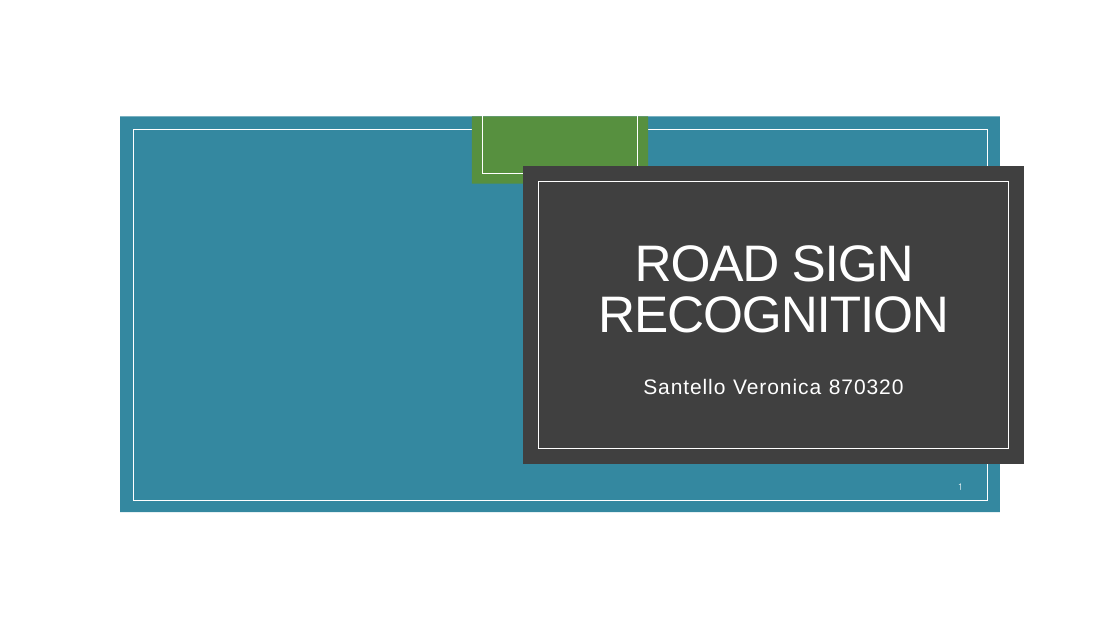
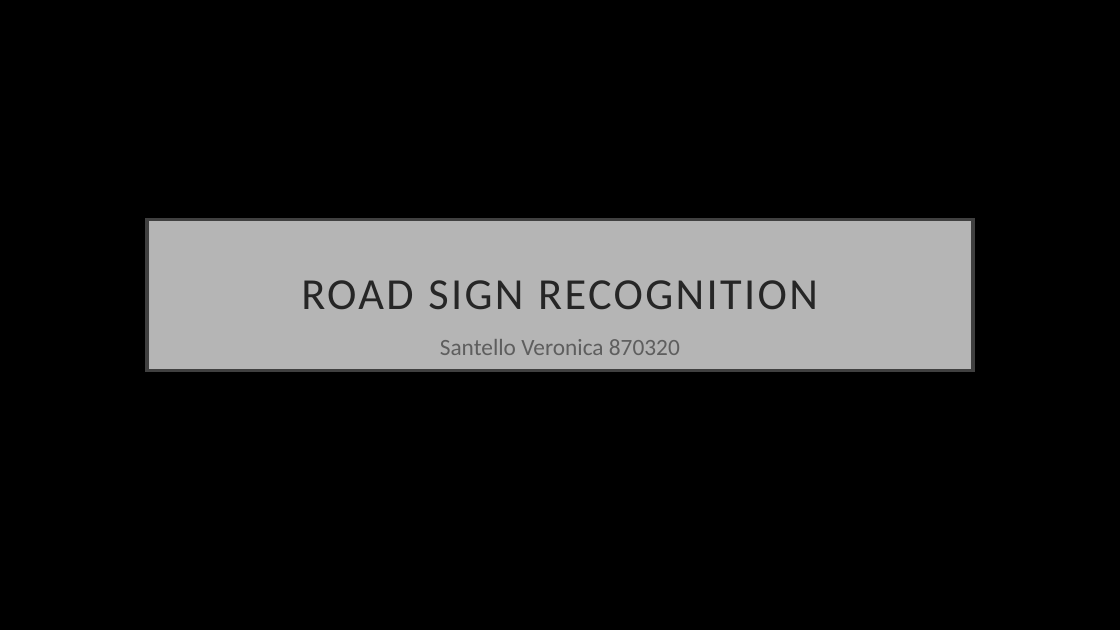
Before and after one commit to VeronicaSantello/Road-Sign-Classifier, a slide deck: slide 1 of road sign recognition.pptx. Drawn at 1120x630 pixels with LibreOffice and Linux fonts; fonts in the diff are those of the drawing; background and template pictures are left out. Boxes give left, top, right and bottom in pixels: in the first picture for what was removed or moved away, otherwise in the second. Text is boxed around its words. In the diff, an @@ line names an element or a change of style, - is before the commit and + after.

```diff
--- a/road sign recognition.pptx
+++ b/road sign recognition.pptx
@@ rectangle removed at bbox=[0, 0, 1120, 630] @@
@@ rectangle removed at bbox=[120, 117, 1000, 513] @@
@@ rectangle removed at bbox=[472, 117, 649, 184] @@
@@ line removed from (482, 117) to (482, 173) @@
@@ line removed from (638, 117) to (638, 173) @@
@@ rectangle removed at bbox=[133, 129, 987, 500] @@
@@ line removed from (482, 173) to (638, 173) @@
@@ rectangle removed at bbox=[523, 166, 1024, 464] @@
@@ rectangle removed at bbox=[539, 181, 1009, 449] @@
@@ title "ROAD SIGN RECOGNITION": place and size @@
-title "ROAD SIGN RECOGNITION" at bbox=[598, 245, 949, 333]
+title "ROAD SIGN RECOGNITION" at bbox=[147, 219, 973, 371]
@@ title "ROAD SIGN RECOGNITION" at bbox=[147, 219, 973, 371]: size 44 to 38 pt, font Arial to Calibri, text colour #FFFFFF to #262626, letter spacing -1 to 2 pt; line spacing 0.83 to 0.9; fill none to #FFFFFF at 71% opacity; outline none to #404040 3 pt @@
@@ subtitle "Santello Veronica 870320": place and size @@
-subtitle "Santello Veronica 870320" at bbox=[643, 378, 904, 394]
+subtitle "Santello Veronica 870320" at bbox=[440, 339, 680, 355]
@@ subtitle "Santello Veronica 870320" at bbox=[440, 339, 680, 355]: size 18 to 20 pt, font Arial to Calibri, text colour #FFFFFF to #5E5E5E, letter spacing 0.8 to 0 pt; line spacing 1.1 to 1; more space between paragraphs @@
@@ page number removed at bbox=[959, 483, 962, 490] @@
-1
```
Also in this commit, not shown: 2 other slides changed, 5 slides added.
